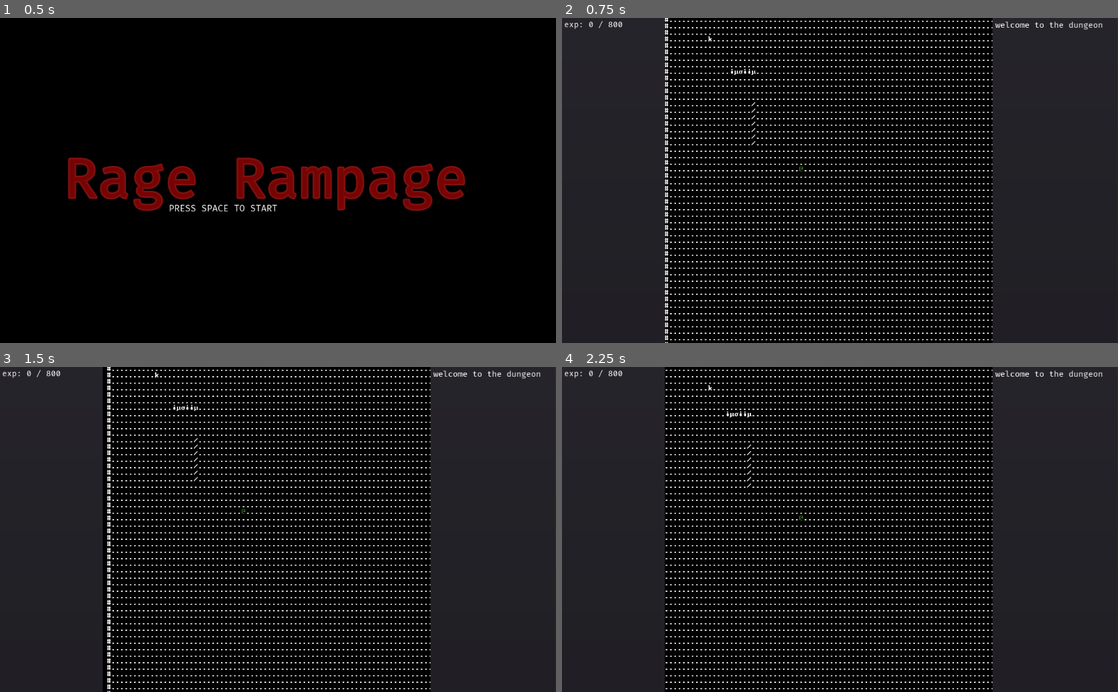
Above: before the commit, frames 1-4 (two rows, left to right).
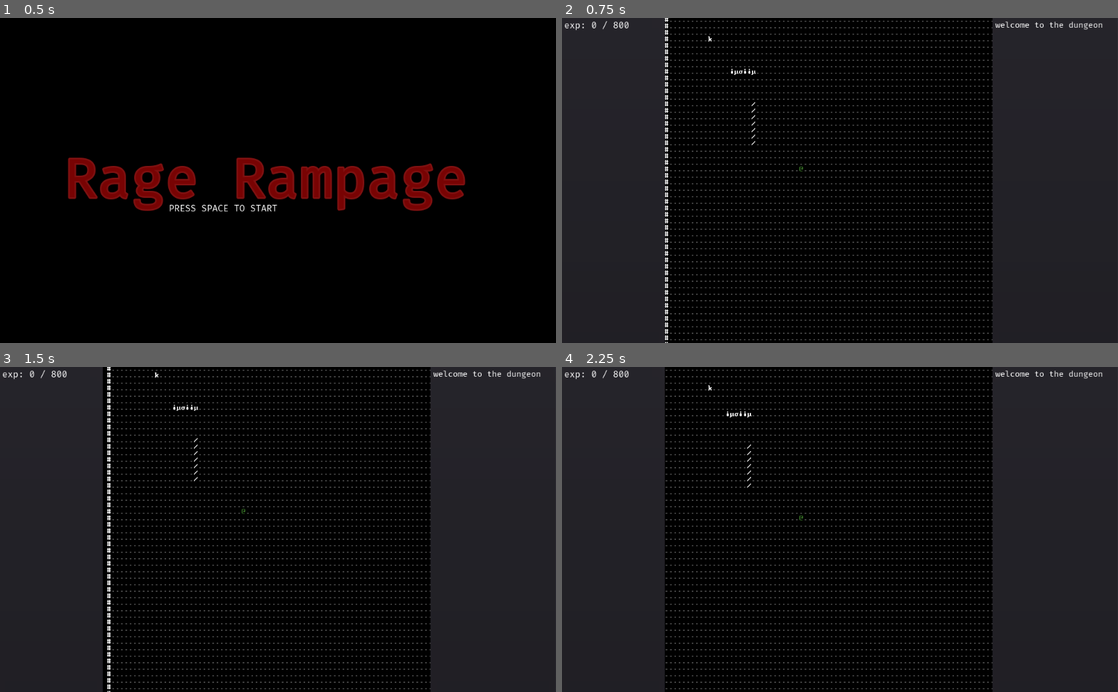
Above: after the commit, the same moments.

Repository: redxaxder/7DRL2022
Game: Godot game, scene res://scenes/root.tscn
The game is run twice, just before and just after one commit, with the same random seed, the same clock (stepped at 60 frames per second) and the same inputs.
Inputs:
- Up to frame 1 (0.5 s): no input
- Up to frame 2 (0.75 s): tap Space (action) at 0.5 s; hold Right (right) from 0.53 s (still down); hold Space (action) from 0.53 s (still down)
- Up to frame 3 (1.5 s): release Right (right) at 1.28 s; release Space (action) at 1.28 s; hold Down (down) from 1.28 s (still down); tap . (pass) at 1.35 s
- Up to frame 4 (2.25 s): tap Enter at 2 s; release Down (down) at 2.03 s; hold Right (right) from 2.03 s (still down); hold Space (action) from 2.03 s (still down)

Frame 1 is identical in both runs. In frame 2, 6.1% of the frame differs, in the area x 0-78%, y 0-100%; in frame 3, 6.0%; in frame 4, 6.1%.

Commit message:
knight behavior fix

Diff:
--- a/lib/mob.gd
+++ b/lib/mob.gd
@@ -39,8 +39,11 @@
 
 	var final_candidates = []
 	for c in candidates:
+		var mobs = self.locationService.lookup(c, constants.MOBS)
+		var blockers = self.locationService.lookup(c, constants.BLOCKER)
 		if d_map[terrain.to_linear(c.x,c.y)] == smallest_val:
-			final_candidates.append(c)
+			if mobs.size() == 0 and blockers.size() == 0:
+				final_candidates.append(c)
 
 	if final_candidates.size() == 0:
 		final_candidates = candidates
--- a/pickups/weapon.gd
+++ b/pickups/weapon.gd
@@ -22,15 +22,15 @@
 		WEAPON_TYPE.SWORD:
 			attack = sword_attack
 			label = "sword"
-			pickup_text = "You pick up a sword"
+			pickup_text = "You pick up a sword."
 		WEAPON_TYPE.SPEAR:
 			attack = spear_attack
 			label = "spear"
-			pickup_text = "You pick up a spear"
+			pickup_text = "You pick up a spear."
 		WEAPON_TYPE.BROADSWORD:
 			attack = broadsword_attack
 			label = "broadsword"
-			pickup_text = "You pick up a broadsword"
+			pickup_text = "You pick up a broadsword."
 	attack.southpaw = southpaw
 
 func random_weapon(southpaw: bool = false):
--- a/project.godot
+++ b/project.godot
@@ -105,40 +105,40 @@
 
 up={
 "deadzone": 0.5,
-"events": [ Object(InputEventKey,"resource_local_to_scene":false,"resource_name":"","device":0,"alt":false,"shift":false,"control":false,"meta":false,"command":false,"pressed":false,"scancode":16777232,"unicode":0,"echo":false,"script":null)
-, Object(InputEventKey,"resource_local_to_scene":false,"resource_name":"","device":0,"alt":false,"shift":false,"control":false,"meta":false,"command":false,"pressed":false,"scancode":75,"unicode":0,"echo":false,"script":null)
-, Object(InputEventKey,"resource_local_to_scene":false,"resource_name":"","device":0,"alt":false,"shift":false,"control":false,"meta":false,"command":false,"pressed":false,"scancode":87,"unicode":0,"echo":false,"script":null)
+"events": [ Object(InputEventKey,"resource_local_to_scene":false,"resource_name":"","device":0,"alt":false,"shift":false,"control":false,"meta":false,"command":false,"pressed":false,"scancode":16777232,"physical_scancode":0,"unicode":0,"echo":false,"script":null)
+, Object(InputEventKey,"resource_local_to_scene":false,"resource_name":"","device":0,"alt":false,"shift":false,"control":false,"meta":false,"command":false,"pressed":false,"scancode":75,"physical_scancode":0,"unicode":0,"echo":false,"script":null)
+, Object(InputEventKey,"resource_local_to_scene":false,"resource_name":"","device":0,"alt":false,"shift":false,"control":false,"meta":false,"command":false,"pressed":false,"scancode":87,"physical_scancode":0,"unicode":0,"echo":false,"script":null)
  ]
 }
 down={
 "deadzone": 0.5,
-"events": [ Object(InputEventKey,"resource_local_to_scene":false,"resource_name":"","device":0,"alt":false,"shift":false,"control":false,"meta":false,"command":false,"pressed":false,"scancode":16777234,"unicode":0,"echo":false,"script":null)
-, Object(InputEventKey,"resource_local_to_scene":false,"resource_name":"","device":0,"alt":false,"shift":false,"control":false,"meta":false,"command":false,"pressed":false,"scancode":74,"unicode":0,"echo":false,"script":null)
-, Object(InputEventKey,"resource_local_to_scene":false,"resource_name":"","device":0,"alt":false,"shift":false,"control":false,"meta":false,"command":false,"pressed":false,"scancode":83,"unicode":0,"echo":false,"script":null)
+"events": [ Object(InputEventKey,"resource_local_to_scene":false,"resource_name":"","device":0,"alt":false,"shift":false,"control":false,"meta":false,"command":false,"pressed":false,"scancode":16777234,"physical_scancode":0,"unicode":0,"echo":false,"script":null)
+, Object(InputEventKey,"resource_local_to_scene":false,"resource_name":"","device":0,"alt":false,"shift":false,"control":false,"meta":false,"command":false,"pressed":false,"scancode":74,"physical_scancode":0,"unicode":0,"echo":false,"script":null)
+, Object(InputEventKey,"resource_local_to_scene":false,"resource_name":"","device":0,"alt":false,"shift":false,"control":false,"meta":false,"command":false,"pressed":false,"scancode":83,"physical_scancode":0,"unicode":0,"echo":false,"script":null)
  ]
 }
 left={
 "deadzone": 0.5,
-"events": [ Object(InputEventKey,"resource_local_to_scene":false,"resource_name":"","device":0,"alt":false,"shift":false,"control":false,"meta":false,"command":false,"pressed":false,"scancode":16777231,"unicode":0,"echo":false,"script":null)
-, Object(InputEventKey,"resource_local_to_scene":false,"resource_name":"","device":0,"alt":false,"shift":false,"control":false,"meta":false,"command":false,"pressed":false,"scancode":72,"unicode":0,"echo":false,"script":null)
-, Object(InputEventKey,"resource_local_to_scene":false,"resource_name":"","device":0,"alt":false,"shift":false,"control":false,"meta":false,"command":false,"pressed":false,"scancode":65,"unicode":0,"echo":false,"script":null)
+"events": [ Object(InputEventKey,"resource_local_to_scene":false,"resource_name":"","device":0,"alt":false,"shift":false,"control":false,"meta":false,"command":false,"pressed":false,"scancode":16777231,"physical_scancode":0,"unicode":0,"echo":false,"script":null)
+, Object(InputEventKey,"resource_local_to_scene":false,"resource_name":"","device":0,"alt":false,"shift":false,"control":false,"meta":false,"command":false,"pressed":false,"scancode":72,"physical_scancode":0,"unicode":0,"echo":false,"script":null)
+, Object(InputEventKey,"resource_local_to_scene":false,"resource_name":"","device":0,"alt":false,"shift":false,"control":false,"meta":false,"command":false,"pressed":false,"scancode":65,"physical_scancode":0,"unicode":0,"echo":false,"script":null)
  ]
 }
 right={
 "deadzone": 0.5,
-"events": [ Object(InputEventKey,"resource_local_to_scene":false,"resource_name":"","device":0,"alt":false,"shift":false,"control":false,"meta":false,"command":false,"pressed":false,"scancode":16777233,"unicode":0,"echo":false,"script":null)
-, Object(InputEventKey,"resource_local_to_scene":false,"resource_name":"","device":0,"alt":false,"shift":false,"control":false,"meta":false,"command":false,"pressed":false,"scancode":76,"unicode":0,"echo":false,"script":null)
-, Object(InputEventKey,"resource_local_to_scene":false,"resource_name":"","device":0,"alt":false,"shift":false,"control":false,"meta":false,"command":false,"pressed":false,"scancode":68,"unicode":0,"echo":false,"script":null)
+"events": [ Object(InputEventKey,"resource_local_to_scene":false,"resource_name":"","device":0,"alt":false,"shift":false,"control":false,"meta":false,"command":false,"pressed":false,"scancode":16777233,"physical_scancode":0,"unicode":0,"echo":false,"script":null)
+, Object(InputEventKey,"resource_local_to_scene":false,"resource_name":"","device":0,"alt":false,"shift":false,"control":false,"meta":false,"command":false,"pressed":false,"scancode":76,"physical_scancode":0,"unicode":0,"echo":false,"script":null)
+, Object(InputEventKey,"resource_local_to_scene":false,"resource_name":"","device":0,"alt":false,"shift":false,"control":false,"meta":false,"command":false,"pressed":false,"scancode":68,"physical_scancode":0,"unicode":0,"echo":false,"script":null)
  ]
 }
 pass={
 "deadzone": 0.5,
-"events": [ Object(InputEventKey,"resource_local_to_scene":false,"resource_name":"","device":0,"alt":false,"shift":false,"control":false,"meta":false,"command":false,"pressed":false,"scancode":46,"unicode":0,"echo":false,"script":null)
+"events": [ Object(InputEventKey,"resource_local_to_scene":false,"resource_name":"","device":0,"alt":false,"shift":false,"control":false,"meta":false,"command":false,"pressed":false,"scancode":46,"physical_scancode":0,"unicode":0,"echo":false,"script":null)
  ]
 }
 action={
 "deadzone": 0.5,
-"events": [ Object(InputEventKey,"resource_local_to_scene":false,"resource_name":"","device":0,"alt":false,"shift":false,"control":false,"meta":false,"command":false,"pressed":false,"scancode":32,"unicode":0,"echo":false,"script":null)
+"events": [ Object(InputEventKey,"resource_local_to_scene":false,"resource_name":"","device":0,"alt":false,"shift":false,"control":false,"meta":false,"command":false,"pressed":false,"scancode":32,"physical_scancode":0,"unicode":0,"echo":false,"script":null)
  ]
 }
 
--- a/scenes/run.gd
+++ b/scenes/run.gd
@@ -163,4 +163,4 @@
 	set_process_unhandled_input(false)
 
 func _on_level_up():
-	combatLog.say("level up!")
+	combatLog.say("Level up!")
--- a/scenes/run.tscn
+++ b/scenes/run.tscn
@@ -9,7 +9,6 @@
 [ext_resource path="res://scenes/log.gd" type="Script" id=8]
 
 [sub_resource type="DynamicFont" id=1]
-size = 14
 font_data = ExtResource( 7 )
 
 [sub_resource type="DynamicFont" id=2]
--- a/scenes/terrain.gd
+++ b/scenes/terrain.gd
@@ -107,7 +107,7 @@
 	return load(path)
 
 func spawn_door(x: int, y: int):
-	contents[to_linear(x, y)] = ' '
+	contents[to_linear(x, y)] = '.'
 	var root = get_parent()
 	root.spawn_door(Vector2(x, y))
 
@@ -168,4 +168,4 @@
 			if tile == '#':
 				draw_texture(wall_txtr,pos + offset)
 			elif tile == null:
-				draw_texture(floor_txtr,pos + offset)
+				draw_texture(floor_txtr,pos + offset, Color(0.300781, 0.300781, 0.300781))
--- a/sprites/floor.tscn
+++ b/sprites/floor.tscn
@@ -3,10 +3,11 @@
 [ext_resource path="res://resources/curses_8_12.png" type="Texture" id=1]
 
 [sub_resource type="AtlasTexture" id=1]
-flags = 4
 atlas = ExtResource( 1 )
 region = Rect2( 112, 24, 8, 12 )
 
 [node name="floor" type="Sprite"]
+modulate = Color( 0.360784, 0.360784, 0.360784, 1 )
+self_modulate = Color( 0.402344, 0.402344, 0.402344, 1 )
 position = Vector2( 137.397, 30.0692 )
 texture = SubResource( 1 )
--- a/sprites/knight.gd
+++ b/sprites/knight.gd
@@ -2,7 +2,7 @@
 
 const block_cooldown: int = 1
 var cur_block_cooldown: int = 0
-const block_chance: float = 0.25
+const max_block_chance: float = 0.25
 var blocking = false
 const block_duration: int = 2
 var cur_block_duration: int = 0
@@ -19,7 +19,16 @@
 		else:
 			blocking = false
 	if not blocking:
-		if .pc_adjacent():
+		# chance to block increases linearly with proximity to player
+		var pos = self.get_pos()
+		var d_map = self.terrain.dijkstra_map
+		var distance = d_map[self.terrain.to_linear(pos.x, pos.y)]
+		var block_chance: float = 1.0 / float(distance) * max_block_chance
+		if rand_range(0, 1) < block_chance and self.cur_block_cooldown == 0:
+			self.combatLog.say("The knight readies his shield!")
+			self.blocking = true
+			self.cur_block_duration = 0
+		elif .pc_adjacent():
 			attack()
 		else:
 			var next = .seek_to_player()
@@ -27,21 +36,16 @@
 
 func attack():
 	if not self.blocking:
-		if rand_range(0, 1) < block_chance and self.cur_block_cooldown == 0:
-			self.combatLog.say("the knight readies his shield!")
-			self.blocking = true
-			self.cur_block_duration = 0
-		else:
-			self.combatLog.say("the knight stabs you!")
-			self.pc.injure()
-			if self.cur_block_cooldown > 0:
-				self.cur_block_cooldown -= 1
+		self.combatLog.say("The knight stabs you!")
+		self.pc.injure()
+		if self.cur_block_cooldown > 0:
+			self.cur_block_cooldown -= 1
 
 func is_hit(dir: Vector2):
 	if self.blocking:
 		emit_signal(constants.ENEMY_HIT, dir)
-		self.combatLog.say("the knight blocks your attack!")
-		self.combatLog.say("the knight goes flying!")
+		self.combatLog.say("The knight blocks your attack!")
+		self.combatLog.say("The knight goes flying!")
 		self.knockback(dir)
 		self.blocking = false
 		self.cur_block_cooldown = self.block_cooldown
@@ -61,5 +65,5 @@
 			self.modulate = Color(1, 1, 1)
 
 func die():
-	self.combatLog.say("the knight dies.")
+	self.combatLog.say("The knight dies.")
 	.die()
Not shown: 1 places in scenes/root.tscn that only renumber resources
